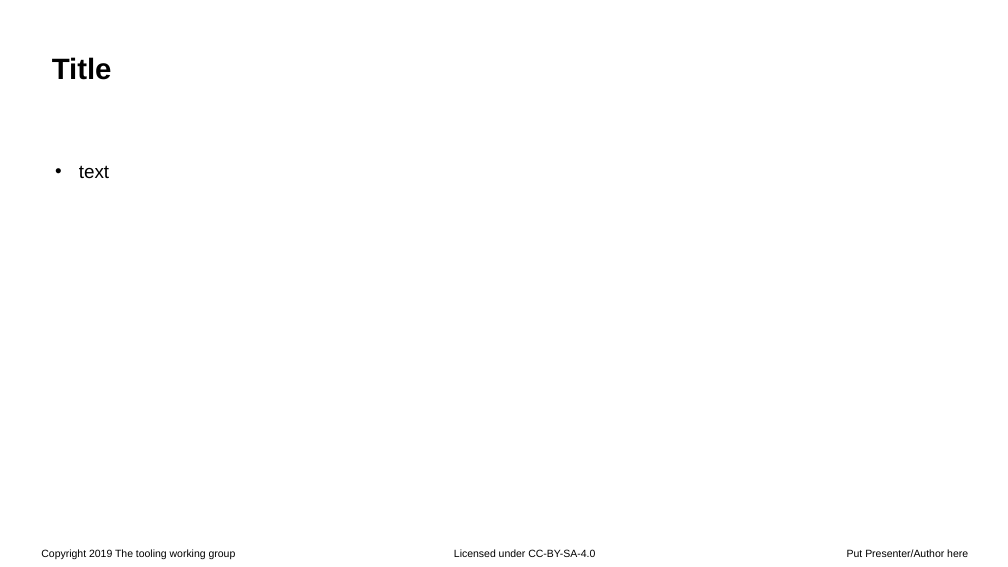
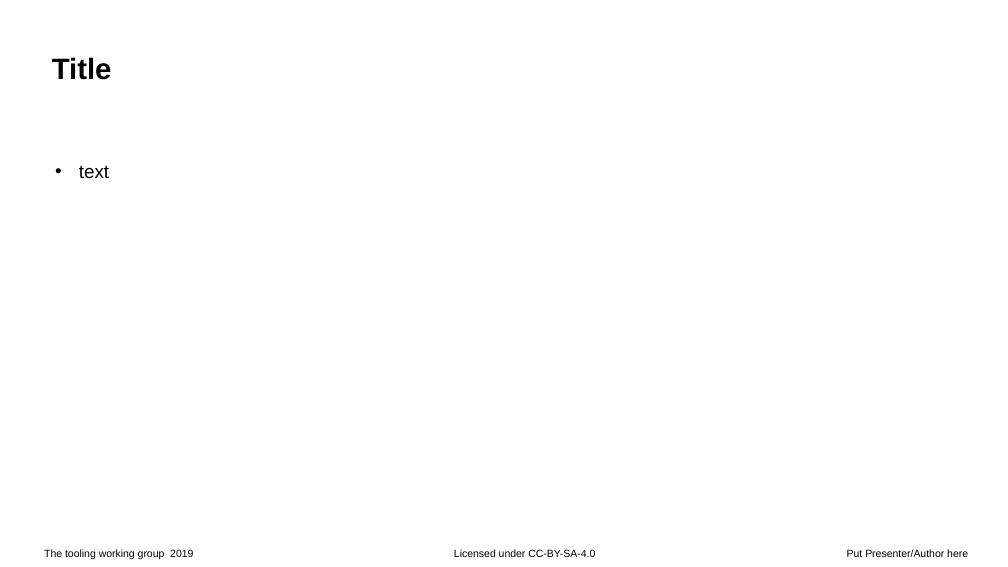
Before and after one commit to Open-Source-Compliance/Sharing-creates-value, a slide deck: slide 2 of Templates/Tooling-working-group-presentation-template.odp. Drawn at 1008x567 pixels with LibreOffice and Linux fonts; fonts in the diff are those of the drawing; background and template pictures are left out. Boxes give left, top, right and bottom in pixels: in the first picture for what was removed or moved away, otherwise in the second. Text is boxed around its words. In the diff, an @@ line names an element or a change of style, - is before the commit and + after.

Commit message:
Update Tooling-working-group-presentation-template.odp
small correction in the template

```diff
--- a/Templates/Tooling-working-group-presentation-template.odp
+++ b/Templates/Tooling-working-group-presentation-template.odp
@@ text at box(44, 549, 193, 559): text changed @@
-Copyright 2019 The tooling working group
+The tooling working group 2019
```
Also in this commit, not shown: 2 other slides changed.
